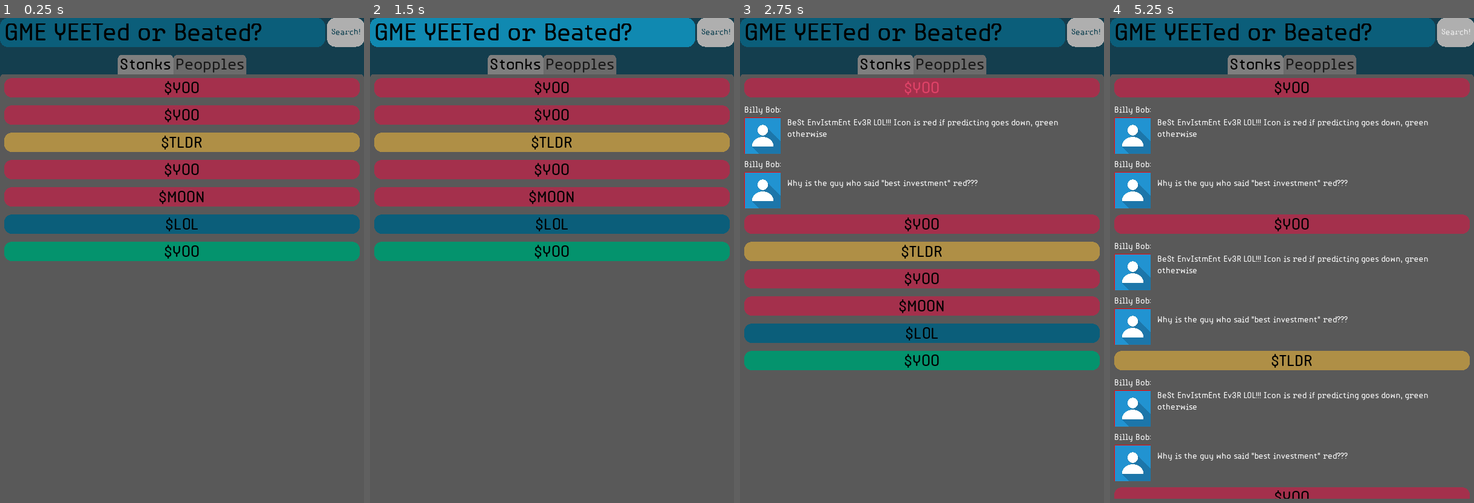
Above: before the commit, frames 1-4 (left to right).
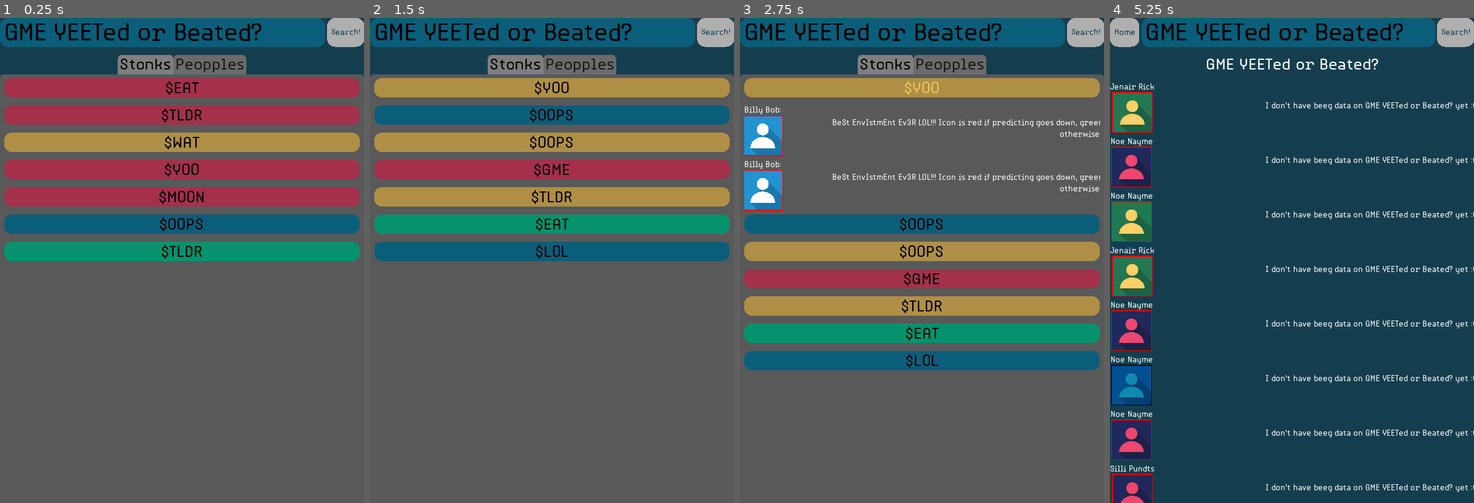
Above: after the commit, the same moments.

Repository: Hackathons-Other/AARC
Game: Godot game, scene res://Scene/Home.tscn
Two runs of this game, one before a commit and one after it. Both use one fixed random seed, a clock stepped at 60 frames per second and the inputs below.
Inputs (mouse positions are in pixels of both pictures, inside the frame that each line leads up to):
- Up to frame 1 (0.25 s): no input
- Up to frame 2 (1.5 s): click "Search!" at 0.5 s; click (384, 32) at 1.25 s, where only the run after the commit has a clickable "Home"
- Up to frame 3 (2.75 s): click "$YOO" at 2 s
- Up to frame 4 (5.25 s): click (1292, 226) at 2.75 s, where only the run after the commit has a clickable "$OOPS"; click "$TLDR" at 3.5 s; click (1292, 386) at 4.25 s, where only the run after the commit has a clickable "$GME"; click "Search!" at 5 s

The runs differ from the first frame. In frame 1, 0.8% of the frame differs, in the area x 43-56%, y 13-50%; in frame 2, 24%; in frame 3, 21%; in frame 4, 92%, in the area x 0-100%, y 0-100%.

Commit message:
Added search results page

Diff:
--- /dev/null
+++ b/DeMythyfi_App/Global.gd
@@ -0,0 +1,9 @@
+extends Node
+
+var searched: String = ""
+var colors : PoolColorArray= [
+	Color("ef476f"),
+	Color("ffd166"),
+	Color("06d6a0"),
+	Color("118ab2")
+	]
--- a/DeMythyfi_App/Scene/BodyMargin.gd
+++ b/DeMythyfi_App/Scene/BodyMargin.gd
@@ -1,4 +1,6 @@
 extends MarginContainer
-#
-#func _ready() -> void:
-#	connect()
+
+
+func _on_Search_button_up():
+	Global.searched = $Body/SearchBar/TextEdit.text
+	get_tree().change_scene("res://Scene/SearchResults.tscn")
--- a/DeMythyfi_App/Scene/Home.tscn
+++ b/DeMythyfi_App/Scene/Home.tscn
@@ -142,3 +142,4 @@
 [node name="pallete" type="Sprite" parent="."]
 position = Vector2( -862.07, 619.871 )
 texture = ExtResource( 5 )
+[connection signal="button_up" from="Body/SearchBar/Search" to="." method="_on_Search_button_up"]
--- a/DeMythyfi_App/Scene/Home/Field.gd
+++ b/DeMythyfi_App/Scene/Home/Field.gd
@@ -1,2 +1,11 @@
 class_name Field
 extends HBoxContainer
+
+func change_quote(s: String) -> void:
+	$Quotes.text = s
+
+func change_name(to : String) -> void:
+	$Profile/Name.text = to
+
+func change_icon_color(color : Color) -> void:
+	$Profile/Icon.modulate = color
--- a/DeMythyfi_App/Scene/Home/Field.tscn
+++ b/DeMythyfi_App/Scene/Home/Field.tscn
@@ -71,28 +71,30 @@
 [sub_resource type="ShaderMaterial" id=2]
 shader = SubResource( 1 )
 shader_param/color = Color( 1, 0, 0, 1 )
-shader_param/width = 4.0
+shader_param/width = 10.0
 shader_param/pattern = 0
-shader_param/inside = false
+shader_param/inside = true
 shader_param/add_margins = true
 
 [node name="Field" type="HBoxContainer"]
+margin_left = 10.0
 margin_top = 61.0
-margin_right = 820.0
+margin_right = 810.0
 margin_bottom = 261.0
+size_flags_horizontal = 3
 custom_constants/separation = 12
 script = ExtResource( 3 )
 __meta__ = {
 "_edit_use_anchors_": false
 }
 
-[node name="VBoxContainer" type="VBoxContainer" parent="."]
+[node name="Profile" type="VBoxContainer" parent="."]
 margin_right = 76.0
 margin_bottom = 200.0
 rect_min_size = Vector2( 64, 64 )
 custom_constants/separation = 8
 
-[node name="Label2" type="Label" parent="VBoxContainer"]
+[node name="Name" type="Label" parent="Profile"]
 margin_right = 76.0
 margin_bottom = 20.0
 custom_fonts/font = ExtResource( 2 )
@@ -102,7 +104,7 @@
 "_edit_use_anchors_": false
 }
 
-[node name="icon" type="TextureRect" parent="VBoxContainer"]
+[node name="Icon" type="TextureRect" parent="Profile"]
 material = SubResource( 2 )
 margin_top = 28.0
 margin_right = 76.0
@@ -117,14 +119,15 @@
 "_edit_use_anchors_": false
 }
 
-[node name="Label3" type="Label" parent="."]
+[node name="Quotes" type="Label" parent="."]
 margin_left = 88.0
-margin_right = 820.0
+margin_right = 800.0
 margin_bottom = 200.0
 size_flags_horizontal = 3
 size_flags_vertical = 5
 custom_fonts/font = ExtResource( 2 )
 text = "BeSt EnvIstmEnt Ev3R LOL!!! Icon is red if predicting goes down, green otherwise"
+align = 2
 valign = 1
 autowrap = true
 __meta__ = {
--- a/DeMythyfi_App/Scene/Home/Topic.gd
+++ b/DeMythyfi_App/Scene/Home/Topic.gd
@@ -4,15 +4,16 @@
 onready var tween := $Tween
 export var fade_time := .2
 
-var color := [Color("ef476f"), Color("ffd166"), Color("06d6a0"), Color("118ab2")]
-var names := ["$GME", "$MOON", "$OOPS", "$LOL", "$TLDR", "$WAT", "$YOO"]
+
+var names := ["$GME", "$MOON", "$OOPS", "$LOL", "$TLDR", "$WAT", "$YOO", "$EAT", "$HAH"]
 
 func _ready():
 #	for child in get_children():
 #		if child is Topic:
 #			print(child.name)
+	randomize()
 	get_node("Toggle").text = names[randi() % names.size()]
-	get_node("Toggle").self_modulate = color[randi() % color.size()]
+	get_node("Toggle").self_modulate = Global.colors[randi() % Global.colors.size()]
 
 
 func _on_Label_button_down():
--- a/DeMythyfi_App/Scene/Home/Topic.tscn
+++ b/DeMythyfi_App/Scene/Home/Topic.tscn
@@ -31,33 +31,12 @@
 margin_right = 680.0
 margin_bottom = 147.0
 
-[node name="VBoxContainer" parent="Field" index="0"]
-margin_bottom = 92.0
-
-[node name="icon" parent="Field/VBoxContainer" index="1"]
-margin_bottom = 92.0
-
-[node name="Label3" parent="Field" index="1"]
-margin_right = 680.0
-margin_bottom = 92.0
-
 [node name="Field2" parent="." instance=ExtResource( 3 )]
 visible = false
 modulate = Color( 1, 1, 1, 0 )
 margin_top = 55.0
 margin_right = 680.0
 margin_bottom = 147.0
-
-[node name="VBoxContainer" parent="Field2" index="0"]
-margin_bottom = 92.0
-
-[node name="icon" parent="Field2/VBoxContainer" index="1"]
-margin_bottom = 92.0
-
-[node name="Label3" parent="Field2" index="1"]
-margin_right = 680.0
-margin_bottom = 92.0
-text = "Why is the guy who said \"best investment\" red???"
 [connection signal="tween_completed" from="Tween" to="." method="_on_Tween_tween_completed"]
 [connection signal="button_down" from="Toggle" to="." method="_on_Label_button_down"]
 
--- /dev/null
+++ b/DeMythyfi_App/Scene/SearchResults.gd
@@ -0,0 +1,16 @@
+extends MarginContainer
+
+var names := ["Noe Nayme", "Anoni Musk", "Jenair Rick", "Silli Pundts"]
+
+func _ready() -> void:
+	$Home/Body/SearchBar/TextEdit.text = Global.searched
+	$Home/Body/Stonks/Stonks/SearchTerms.text = Global.searched
+	for child in $Home/Body/Stonks/Stonks.get_children():
+		if child is Field:
+			child.change_quote("I don't have beeg data on " + Global.searched + " yet :(")
+			child.change_name(names[randi() % names.size()])
+			child.change_icon_color(Global.colors[randi() % Global.colors.size()])
+
+
+func _on_Home_button_up():
+	get_tree().change_scene("res://Scene/Home.tscn")
--- /dev/null
+++ b/DeMythyfi_App/Scene/SearchResults.tscn
@@ -0,0 +1,223 @@
+[gd_scene load_steps=7 format=2]
+
+[ext_resource path="res://Font/Typori_Paragraph.tres" type="DynamicFont" id=1]
+[ext_resource path="res://Font/Typpori_Search.tres" type="DynamicFont" id=2]
+[ext_resource path="res://Scene/Home/Field.tscn" type="PackedScene" id=3]
+[ext_resource path="res://Scene/BodyMargin.gd" type="Script" id=4]
+[ext_resource path="res://Theme/main_theme.tres" type="Theme" id=5]
+[ext_resource path="res://Scene/SearchResults.gd" type="Script" id=7]
+
+[node name="SearchResults" type="MarginContainer"]
+anchor_right = 1.0
+anchor_bottom = 1.0
+script = ExtResource( 7 )
+__meta__ = {
+"_edit_use_anchors_": false
+}
+
+[node name="Home" type="MarginContainer" parent="."]
+margin_right = 720.0
+margin_bottom = 960.0
+size_flags_horizontal = 3
+size_flags_vertical = 3
+theme = ExtResource( 5 )
+script = ExtResource( 4 )
+__meta__ = {
+"_edit_use_anchors_": false
+}
+
+[node name="Body" type="VBoxContainer" parent="Home"]
+margin_right = 720.0
+margin_bottom = 960.0
+size_flags_horizontal = 3
+size_flags_vertical = 3
+custom_constants/separation = 16
+__meta__ = {
+"_edit_use_anchors_": false
+}
+
+[node name="SearchBar" type="HBoxContainer" parent="Home/Body"]
+self_modulate = Color( 0.0666667, 0.541176, 0.698039, 1 )
+margin_right = 720.0
+margin_bottom = 58.0
+rect_clip_content = true
+
+[node name="Home" type="Button" parent="Home/Body/SearchBar"]
+margin_right = 58.0
+margin_bottom = 58.0
+size_flags_horizontal = 0
+custom_fonts/font = ExtResource( 1 )
+custom_colors/font_color = Color( 0.027451, 0.231373, 0.298039, 1 )
+text = "Home"
+
+[node name="TextEdit" type="LineEdit" parent="Home/Body/SearchBar"]
+self_modulate = Color( 0.0666667, 0.541176, 0.698039, 1 )
+margin_left = 62.0
+margin_right = 642.0
+margin_bottom = 58.0
+size_flags_horizontal = 3
+size_flags_vertical = 0
+custom_fonts/font = ExtResource( 2 )
+custom_colors/font_color = Color( 0, 0, 0, 1 )
+text = "GME YEETed or Beated?"
+__meta__ = {
+"_edit_use_anchors_": false
+}
+
+[node name="Search" type="Button" parent="Home/Body/SearchBar"]
+margin_left = 646.0
+margin_right = 720.0
+margin_bottom = 58.0
+size_flags_horizontal = 0
+custom_fonts/font = ExtResource( 1 )
+custom_colors/font_color = Color( 0.027451, 0.231373, 0.298039, 1 )
+text = "Search!"
+
+[node name="Stonks" type="ScrollContainer" parent="Home/Body"]
+margin_top = 74.0
+margin_right = 720.0
+margin_bottom = 960.0
+size_flags_horizontal = 3
+size_flags_vertical = 3
+scroll_horizontal_enabled = false
+
+[node name="Stonks" type="VBoxContainer" parent="Home/Body/Stonks"]
+margin_right = 720.0
+margin_bottom = 2307.0
+size_flags_horizontal = 3
+size_flags_vertical = 3
+custom_constants/separation = 16
+
+[node name="SearchTerms" type="Label" parent="Home/Body/Stonks/Stonks"]
+margin_right = 720.0
+margin_bottom = 39.0
+text = "Searched Term"
+align = 1
+
+[node name="Field" parent="Home/Body/Stonks/Stonks" instance=ExtResource( 3 )]
+margin_left = 0.0
+margin_top = 55.0
+margin_right = 720.0
+margin_bottom = 147.0
+
+[node name="Field2" parent="Home/Body/Stonks/Stonks" instance=ExtResource( 3 )]
+margin_left = 0.0
+margin_top = 163.0
+margin_right = 720.0
+margin_bottom = 255.0
+
+[node name="Field3" parent="Home/Body/Stonks/Stonks" instance=ExtResource( 3 )]
+margin_left = 0.0
+margin_top = 271.0
+margin_right = 720.0
+margin_bottom = 363.0
+
+[node name="Field4" parent="Home/Body/Stonks/Stonks" instance=ExtResource( 3 )]
+margin_left = 0.0
+margin_top = 379.0
+margin_right = 720.0
+margin_bottom = 471.0
+
+[node name="Field5" parent="Home/Body/Stonks/Stonks" instance=ExtResource( 3 )]
+margin_left = 0.0
+margin_top = 487.0
+margin_right = 720.0
+margin_bottom = 579.0
+
+[node name="Field6" parent="Home/Body/Stonks/Stonks" instance=ExtResource( 3 )]
+margin_left = 0.0
+margin_top = 595.0
+margin_right = 720.0
+margin_bottom = 687.0
+
+[node name="Field7" parent="Home/Body/Stonks/Stonks" instance=ExtResource( 3 )]
+margin_left = 0.0
+margin_top = 703.0
+margin_right = 720.0
+margin_bottom = 795.0
+
+[node name="Field8" parent="Home/Body/Stonks/Stonks" instance=ExtResource( 3 )]
+margin_left = 0.0
+margin_top = 811.0
+margin_right = 720.0
+margin_bottom = 903.0
+
+[node name="Field9" parent="Home/Body/Stonks/Stonks" instance=ExtResource( 3 )]
+margin_left = 0.0
+margin_top = 919.0
+margin_right = 720.0
+margin_bottom = 1011.0
+
+[node name="Field10" parent="Home/Body/Stonks/Stonks" instance=ExtResource( 3 )]
+margin_left = 0.0
+margin_top = 1027.0
+margin_right = 720.0
+margin_bottom = 1119.0
+
+[node name="Field11" parent="Home/Body/Stonks/Stonks" instance=ExtResource( 3 )]
+margin_left = 0.0
+margin_top = 1135.0
+margin_right = 720.0
+margin_bottom = 1227.0
+
+[node name="Field12" parent="Home/Body/Stonks/Stonks" instance=ExtResource( 3 )]
+margin_left = 0.0
+margin_top = 1243.0
+margin_right = 720.0
+margin_bottom = 1335.0
+
+[node name="Field13" parent="Home/Body/Stonks/Stonks" instance=ExtResource( 3 )]
+margin_left = 0.0
+margin_top = 1351.0
+margin_right = 720.0
+margin_bottom = 1443.0
+
+[node name="Field14" parent="Home/Body/Stonks/Stonks" instance=ExtResource( 3 )]
+margin_left = 0.0
+margin_top = 1459.0
+margin_right = 720.0
+margin_bottom = 1551.0
+
+[node name="Field15" parent="Home/Body/Stonks/Stonks" instance=ExtResource( 3 )]
+margin_left = 0.0
+margin_top = 1567.0
+margin_right = 720.0
+margin_bottom = 1659.0
+
+[node name="Field16" parent="Home/Body/Stonks/Stonks" instance=ExtResource( 3 )]
+margin_left = 0.0
+margin_top = 1675.0
+margin_right = 720.0
+margin_bottom = 1767.0
+
+[node name="Field17" parent="Home/Body/Stonks/Stonks" instance=ExtResource( 3 )]
+margin_left = 0.0
+margin_top = 1783.0
+margin_right = 720.0
+margin_bottom = 1875.0
+
+[node name="Field18" parent="Home/Body/Stonks/Stonks" instance=ExtResource( 3 )]
+margin_left = 0.0
+margin_top = 1891.0
+margin_right = 720.0
+margin_bottom = 1983.0
+
+[node name="Field19" parent="Home/Body/Stonks/Stonks" instance=ExtResource( 3 )]
+margin_left = 0.0
+margin_top = 1999.0
+margin_right = 720.0
+margin_bottom = 2091.0
+
+[node name="Field20" parent="Home/Body/Stonks/Stonks" instance=ExtResource( 3 )]
+margin_left = 0.0
+margin_top = 2107.0
+margin_right = 720.0
+margin_bottom = 2199.0
+
+[node name="Field21" parent="Home/Body/Stonks/Stonks" instance=ExtResource( 3 )]
+margin_left = 0.0
+margin_top = 2215.0
+margin_right = 720.0
+margin_bottom = 2307.0
+[connection signal="button_up" from="Home/Body/SearchBar/Home" to="." method="_on_Home_button_up"]
+[connection signal="button_up" from="Home/Body/SearchBar/Search" to="Home" method="_on_Search_button_up"]
--- a/DeMythyfi_App/project.godot
+++ b/DeMythyfi_App/project.godot
@@ -29,6 +29,10 @@
 config/name="DeMythyfi"
 run/main_scene="res://Scene/Home.tscn"
 config/icon="res://icon.png"
+
+[autoload]
+
+Global="*res://Global.gd"
 
 [display]
 
Not shown, added: DeMythyfi_App/Mockup.xopp
